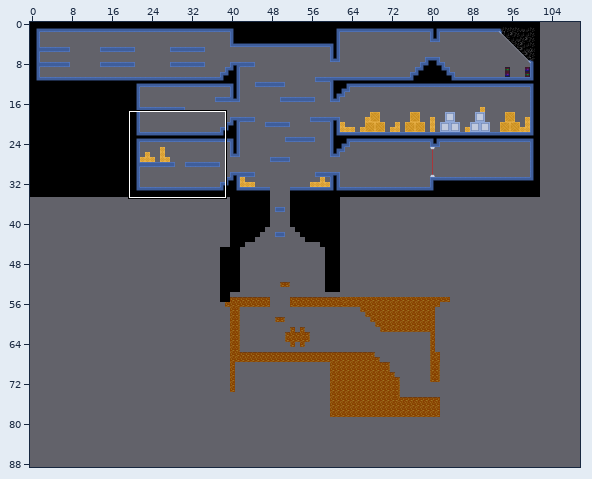
Tiled map, stored at Arena/ArenaContent/Maps/Ship.tmx. Above, an overview of the earlier version with the close-up marked.
Close-up. Before the commit:
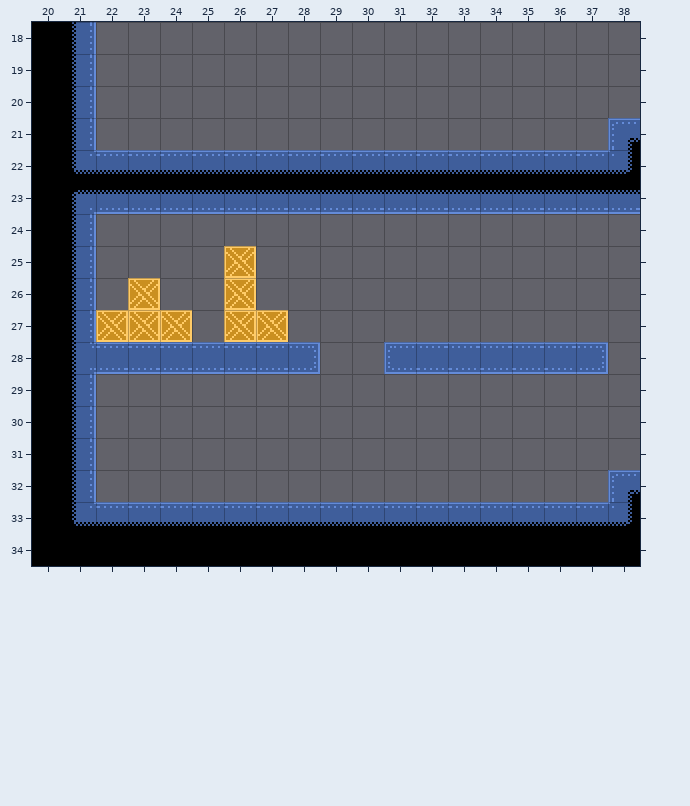
Cells are 64x64 px. Shown: x 20..38, y 18..34. The commit also changed other parts of the map, which this record leaves out.
After the commit:
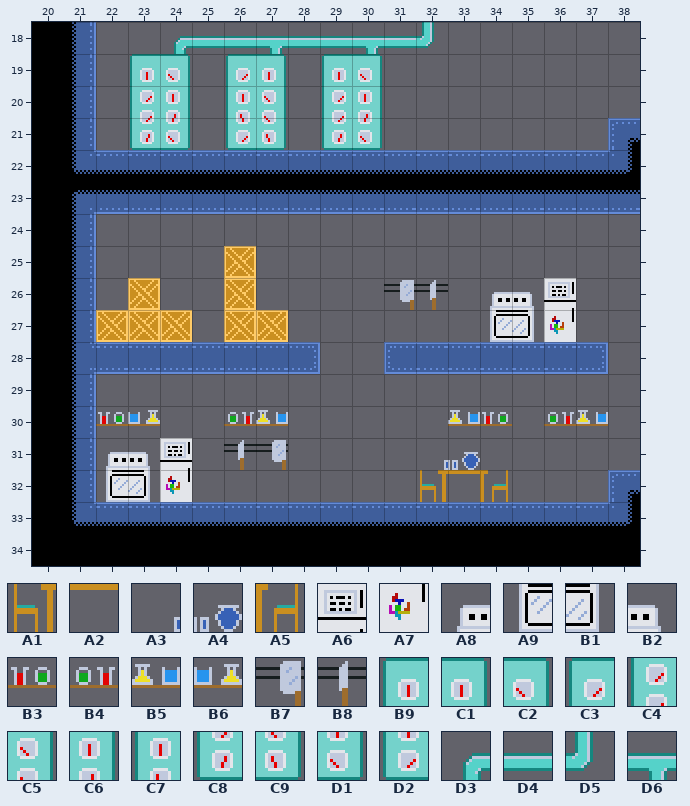
Key: from "ship_padded": A1 16, A2 17, A3 18, A4 19, A5 20, A6 50, A7 51, A8 52, A9 53, B1 54, B2 55, B3 56, B4 56 flipped left-right, B5 57, B6 57 flipped left-right, B7 58, B8 59, B9 65, C1 65 flipped left-right, C2 66, C3 66 flipped left-right, C4 67, C5 67 flipped left-right, C6 68, C7 68 flipped left-right, C8 69, C9 69 flipped left-right, D1 70, D2 70 flipped left-right, D3 71, D4 72, D5 73, D6 75.
__ is an empty cell, .. an unchanged one.
Tiles of an added or newly shown layer are drawn over the layers below it.
Change:
--- layer "Background" (now shown)
@@ x 23..32 @@
-18 .. __ __ __ __ __ __ __ __ __
-19 __ __ .. __ __ .. __ __ .. ..
-20 __ __ .. __ __ .. __ __ .. ..
-21 __ __ .. __ __ .. __ __ .. ..
+18 .. D3 D4 D4 D6 D4 D4 D6 D4 D5
+19 B9 C2 .. C3 C1 .. B9 C2 .. ..
+20 C4 C6 .. C7 C5 .. C4 C6 .. ..
+21 C8 D1 .. D2 C9 .. C8 D1 .. ..
@@ x 31..36 @@
-26 __ __ .. __ __ __
-27 .. .. .. __ __ __
+26 B7 B8 .. A8 B2 A6
+27 .. .. .. A9 B1 A7
@@ x 22..37 @@
-30 __ __ .. .. __ __ .. .. .. .. .. __ __ .. __ __
-31 __ __ __ .. __ __ .. .. .. .. __ __ .. .. .. ..
-32 __ __ __ .. .. .. .. .. .. .. __ __ __ .. .. ..
+30 B3 B6 .. .. B4 B5 .. .. .. .. .. B5 B3 .. B4 B5
+31 A8 B2 A6 .. B8 B7 .. .. .. .. A3 A4 .. .. .. ..
+32 A9 B1 A7 .. .. .. .. .. .. .. A1 A2 A5 .. .. ..
